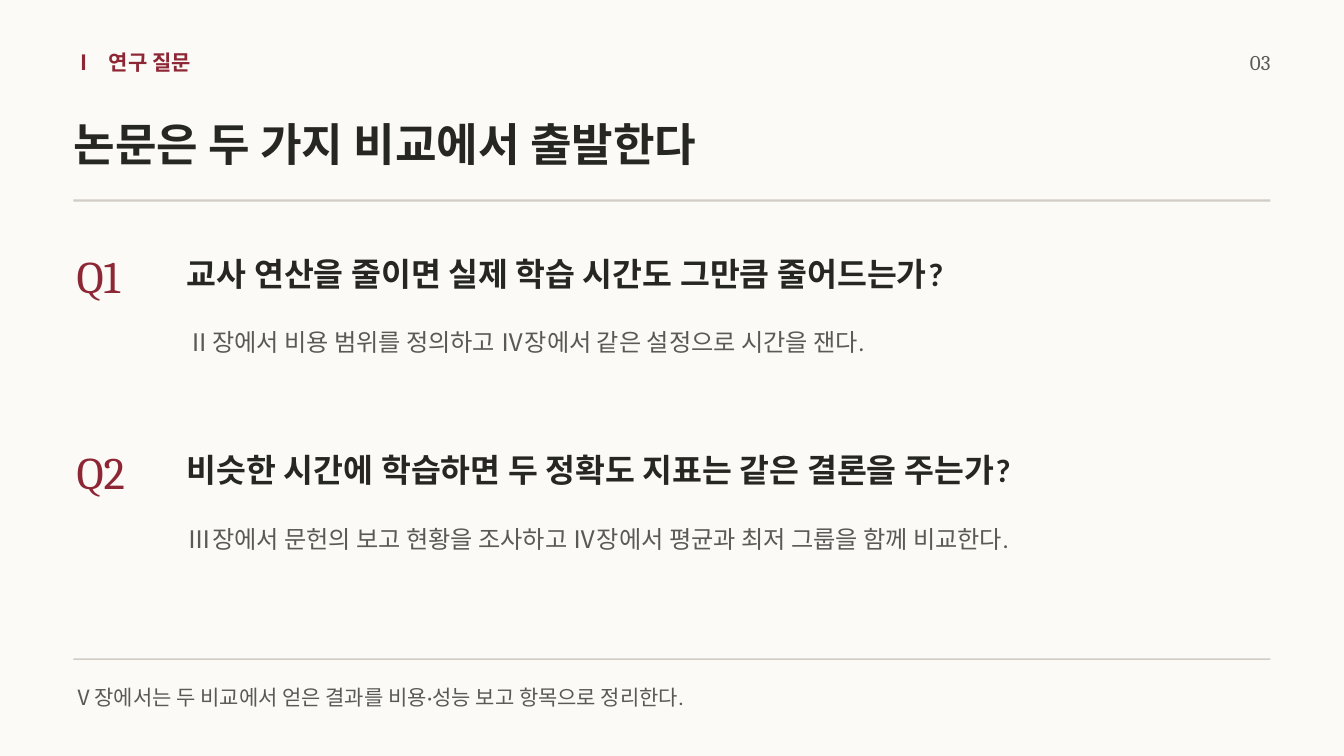
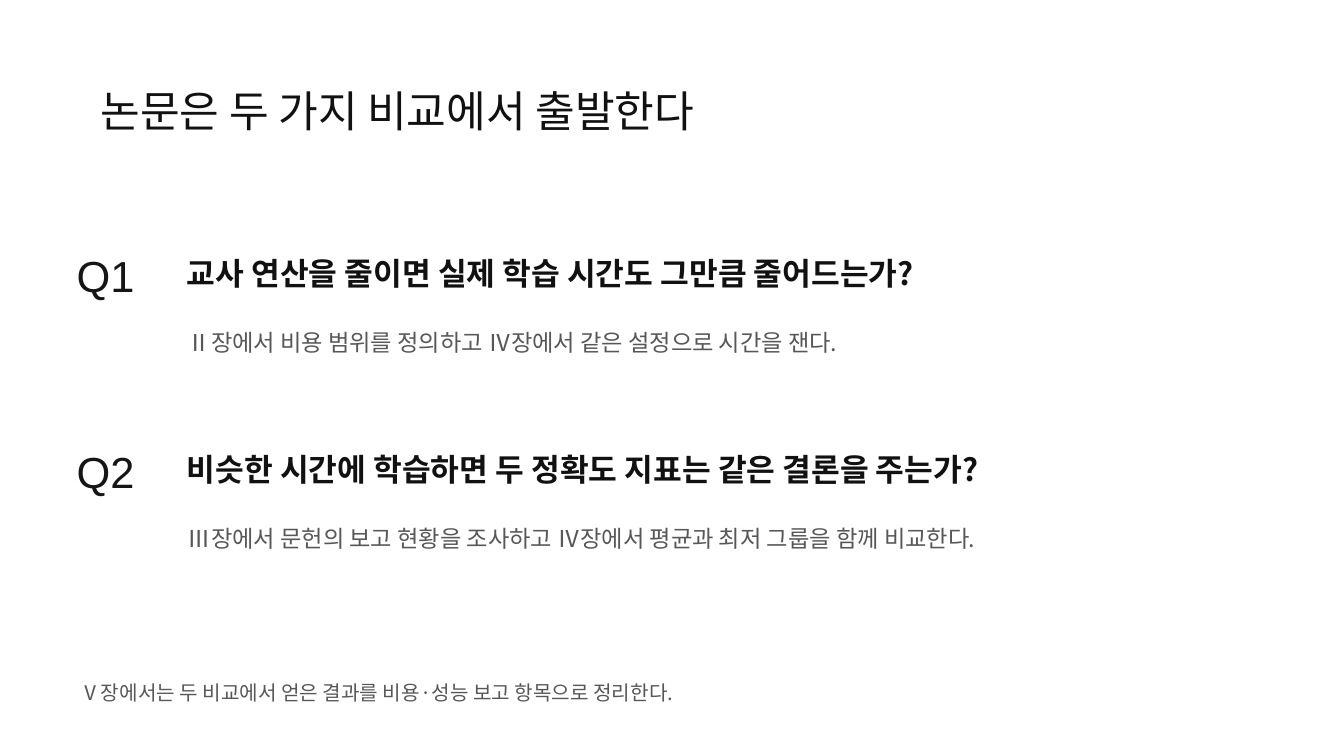
Before and after one commit to jeehoo0507/Efficient-KD-for-Vision, a slide deck: slide 4 of presentations/vision-kd-seminar/EKD-seminar.pptx (slide 3 before the commit). Drawn at 1344x756 pixels with LibreOffice and Linux fonts; fonts in the diff are those of the drawing. Boxes give left, top, right and bottom in pixels: in the first picture for what was removed or moved away, otherwise in the second. Text is boxed around its words. In the diff, an @@ line names an element or a change of style, - is before the commit and + after.

```diff
--- a/presentations/vision-kd-seminar/EKD-seminar.pptx
+++ b/presentations/vision-kd-seminar/EKD-seminar.pptx
@@ background #FCFAF6 to #FFFFFF @@
@@ text removed at box(73, 52, 191, 72) @@
-Ⅰ 연구 질문
@@ title "논문은 두 가지 비교에서 출발한다": place and size @@
-title "논문은 두 가지 비교에서 출발한다" at box(73, 123, 696, 165)
+title "논문은 두 가지 비교에서 출발한다" at box(101, 91, 693, 131)
@@ title "논문은 두 가지 비교에서 출발한다" at box(101, 91, 693, 131): size 32.2 to 30.8 pt, font Calibri to Noto Sans CJK KR, text colour #262723 to #111111, bold off; line spacing 1 to 0.9 @@
@@ text removed at box(1250, 56, 1271, 70) @@
-03
@@ rectangle removed at box(74, 200, 1271, 202) @@
@@ text "Q1" at box(77, 261, 135, 300): size 32.2 to 31 pt, font Cambria to Arial, text colour #8E2735 to #151515 @@
@@ text "교사 연산을 줄이면 실제 학습 ..." at box(187, 258, 914, 288): size 23.2 to 22.3 pt, font Calibri to Noto Sans CJK KR, text colour #262723 to #111111 @@
@@ text "Ⅱ장에서 비용 범위를 정의하고 Ⅳ장에서 ..." at box(188, 332, 837, 353): size 17.2 to 16.6 pt, font Calibri to Noto Sans CJK KR, text colour #595A54 to #575757 @@
@@ text "Q2" at box(77, 457, 135, 497): size 32.2 to 31 pt, font Cambria to Arial, text colour #8E2735 to #151515 @@
@@ text "비슷한 시간에 학습하면 두 정확도 ..." at box(187, 454, 978, 484): size 23.2 to 22.3 pt, font Calibri to Noto Sans CJK KR, text colour #262723 to #111111 @@
@@ text "Ⅲ장에서 문헌의 보고 현황을 조사하고 ..." at box(188, 527, 975, 549): size 17.2 to 16.6 pt, font Calibri to Noto Sans CJK KR, text colour #595A54 to #575757 @@
@@ rectangle removed at box(74, 658, 1271, 660) @@
@@ text "Ⅴ장에서는 두 비교에서 얻은 결과를 ...": place and size @@
-text "Ⅴ장에서는 두 비교에서 얻은 결과를 ..." at box(73, 687, 684, 707)
+text "Ⅴ장에서는 두 비교에서 얻은 결과를 ..." at box(81, 683, 673, 702)
@@ text "Ⅴ장에서는 두 비교에서 얻은 결과를 ..." at box(81, 683, 673, 702): size 15 to 14.4 pt, font Calibri to Noto Sans CJK KR, text colour #595A54 to #575757 @@
```
Also in this commit, not shown: 12 other slides changed, 6 slides added, 1 slide removed, 22 other files.
